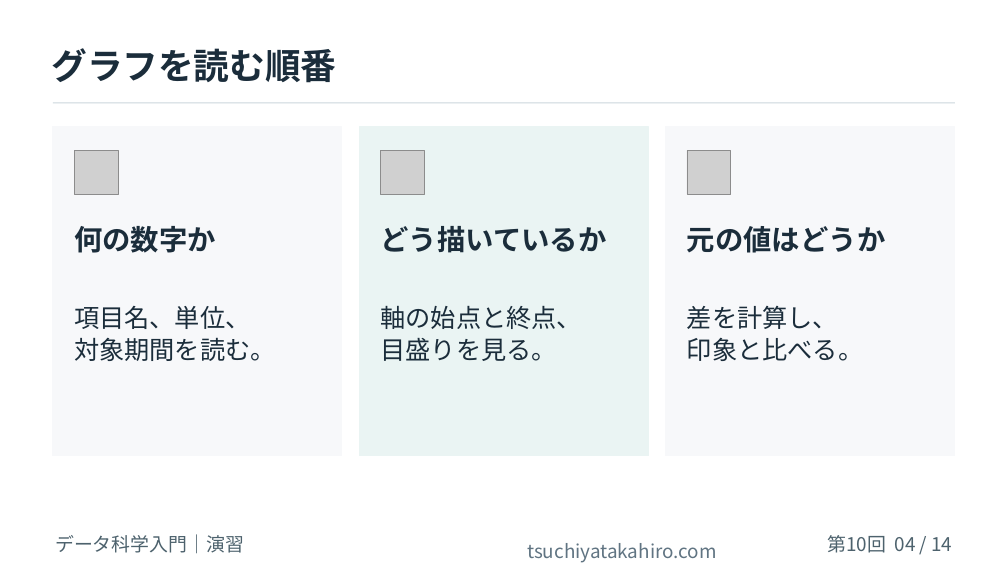
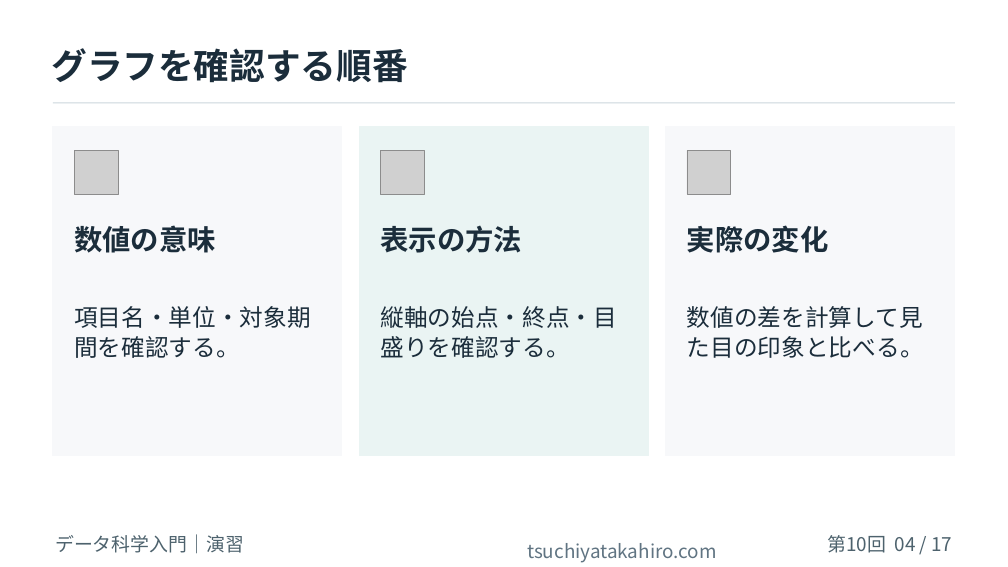
Before and after one commit to tsuchiyatakahirolab/ai-data-literacy, a slide deck: slide 4 of slides/Week10_Read_Charts.pptx. Drawn at 1008x567 pixels with LibreOffice and Linux fonts; fonts in the diff are those of the drawing; grey boxes stand for pictures; background and template pictures are left out. Boxes give left, top, right and bottom in pixels: in the first picture for what was removed or moved away, otherwise in the second. Text is boxed around its words. In the diff, an @@ line names an element or a change of style, - is before the commit and + after.

```diff
--- a/slides/Week10_Read_Charts.pptx
+++ b/slides/Week10_Read_Charts.pptx
@@ text at [51,48,408,83]: text changed @@
-グラフを読む順番
+グラフを確認する順番
@@ text at [74,225,216,253]: text changed @@
-何の数字か
+数値の意味
@@ text at [381,225,523,253]: text changed @@
-どう描いているか
+表示の方法
@@ text at [687,225,829,253]: text changed @@
-元の値はどうか
+実際の変化
@@ text at [74,306,311,358]: text changed; size 24 to 22.5 pt @@
-項目名、単位、
-対象期間を読む。
+項目名・単位・対象期間を確認する。
@@ text at [381,306,618,358]: text changed; size 24 to 22.5 pt @@
-軸の始点と終点、
-目盛りを見る。
+縦軸の始点・終点・目盛りを確認する。
@@ text at [687,306,924,358]: text changed; size 24 to 22.5 pt @@
-差を計算し、
-印象と比べる。
+数値の差を計算して見た目の印象と比べる。
@@ text at [827,535,953,553]: text changed @@
-第10回 04 / 14
+第10回 04 / 17
```
Also in this commit, not shown: 12 other slides changed, 4 slides added, 1 slide removed, 37 other files.
